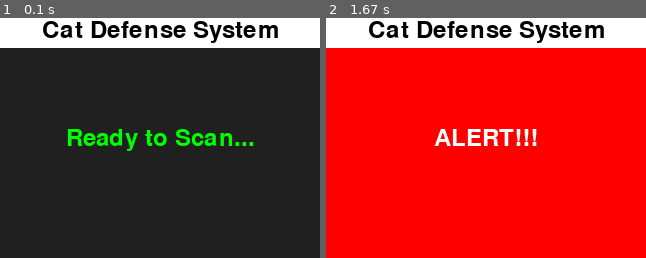
Above: before the commit, frames 1-2 (left to right).
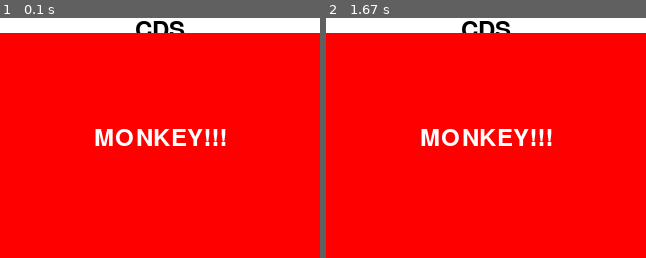
Above: after the commit, the same moments.

Repository: danstoner/python_experiments
Game: pygame game, started from PiTFT/object_blitting.py
Two runs of this game, one before a commit and one after it. Both use one fixed random seed, a clock stepped at 60 frames per second and the inputs below. The source is Python 2; it was converted automatically to run under Python 3.
Inputs:
- Up to frame 1 (0.1 s): no input
- Up to frame 2 (1.67 s): no input

The runs differ from the first frame. In frame 1, 96% of the frame differs, in the area x 0-100%, y 1-100%; in frame 2, 10%.

Commit message:
reorg to make customizable sections more apparent

Diff:
--- a/PiTFT/object_blitting.py
+++ b/PiTFT/object_blitting.py
@@ -103,8 +103,15 @@
     background.blit(text, textpos)
     screen.blit(background,INTERNAL_UPPER_LEFT_CORNER)
 
-
-# colors are specified using RGB or friendly names such as "white" or "grey"
+# Constants to be used for RPi with TFT
+FPS = 15
+WIDTH = 320
+HEIGHT = 240
+WINDOW_SIZE = (WIDTH,HEIGHT)
+YOFFSET = 15
+
+
+# colors are specified using RGB or friendly names such as "white" or "gray"
 # see: https://drafts.csswg.org/css-color/
 # COLOR = (Red, Green, Blue [,alpha])
 WHITE = (255, 255, 255)
@@ -116,17 +123,14 @@
 GREEN = (0, 255, 0)
 BLUE = (0, 0, 255)
 
-FPS = 15
-
-TITLE_TEXT = "Cat Defense System"
-SCANNING_TEXT = "Ready to Scan..."
-ALERT_TEXT = "ALERT!!!"
-
-WIDTH = 320
-HEIGHT = 240
-WINDOW_SIZE = (WIDTH,HEIGHT)
-YOFFSET = 30
-#INTERNAL_UPPER_LEFT_CORNER = (0,YOFFSET)
+
+
+# Customize
+TITLE_TEXT = "CDS"
+SCANNING_TEXT = "Waiting for..."
+ALERT_TEXT = "MONKEY!!!"
+
+CODES = ("12345", "abcde")
 
 class Status:
 
@@ -142,6 +146,11 @@
         self.textcolor = WHITE
         self.backgroundcolor = RED
         self.statustext = ALERT_TEXT
+
+class Code:
+
+    def __init__ (self):
+        self.letters = ""
 
 
 def paint (surface, statusobject):
@@ -164,34 +173,30 @@
     DisplaySurface.blit(title, titlepos)
 
     MyStatus = Status()
-    print MyStatus.statustext
-    MyStatus.statustext = SCANNING_TEXT
-    print MyStatus.statustext
+    MyCode = Code()
+    # print MyStatus.statustext
+    # MyStatus.statustext = SCANNING_TEXT
+    # print MyStatus.statustext
     MyStatus.change_to_Alarming()
     print MyStatus.statustext
-    MyStatus.change_to_Scanning()
-    print MyStatus.statustext
-
+    paint(DisplaySurface,MyStatus)
+    # MyStatus.change_to_Scanning()
+    # print MyStatus.statustext
+    pygame.display.flip()
     while True:
-        MyStatus.change_to_Scanning()
-        paint(DisplaySurface,MyStatus)
-        pygame.display.flip()
+
+#        MyStatus.change_to_Scanning()
+
+#        pygame.display.flip()
 
         # put the process to sleep to share CPU and reduce resource consumption while idling
         pygame.time.wait(1000)  # time in ms
 
-    # font = pygame.font.Font(None, 36)
-    # text = font.render(status, 1, WHITE)
-    # textpos = text.get_rect()
-    # textpos.centerx = background.get_rect().centerx
-    # textpos.centery = background.get_rect().centery
-    # background.blit(text, textpos)
-    # screen.blit(background, INTERNAL_UPPER_LEFT_CORNER)
-
-
-        MyStatus.change_to_Alarming()
-        paint(DisplaySurface,MyStatus)
-        pygame.display.flip()
+
+
+        # MyStatus.change_to_Alarming()
+        # paint(DisplaySurface,MyStatus)
+        # pygame.display.flip()
         # put the process to sleep to share CPU and reduce resource consumption while idling
         pygame.time.wait(1000)  # time in ms
 
